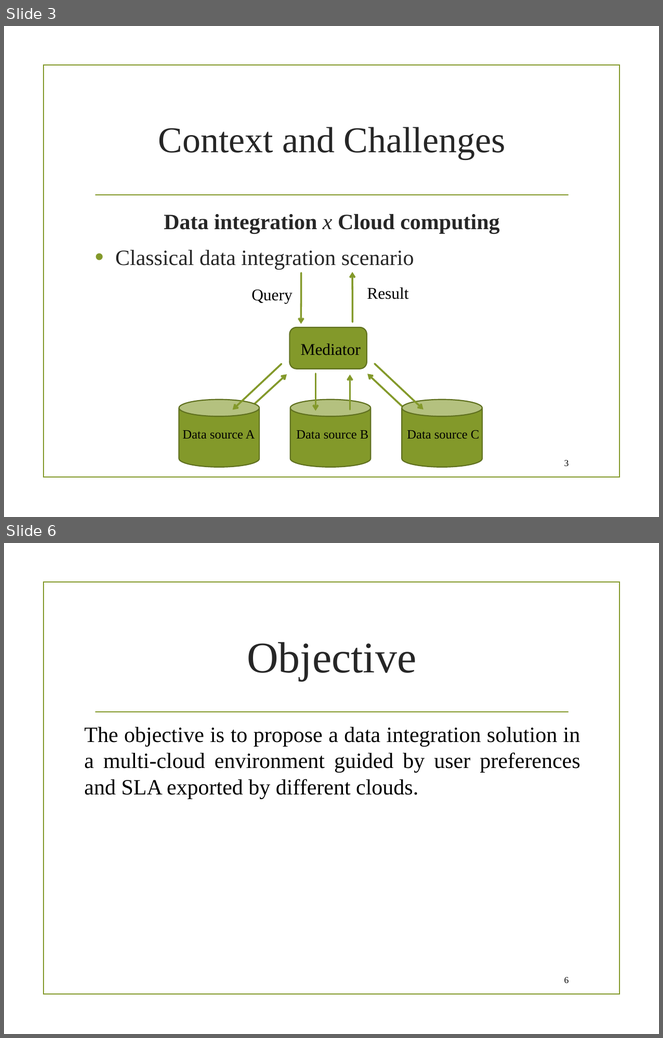
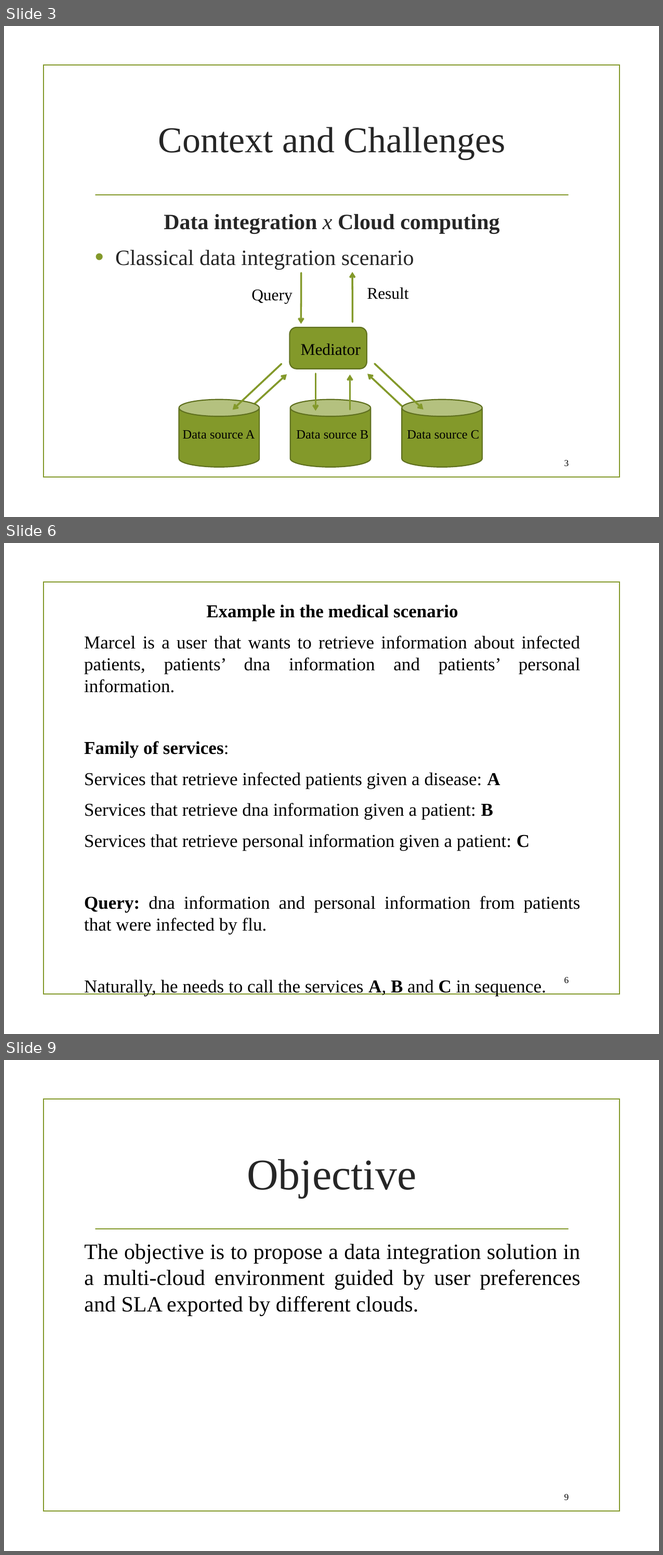
Before and after one commit to danielboni/DanielCarvalho-PhD, a slide deck: Presentations/Magellan/SI presentation 040216.pptx. Shown one above the other, each under a label of ours: slides 3 and 6 before the commit, slides 3, 6 and 9 after it; the slides between them are not shown. The pictures are 663x1038 and 663x1555 pixels, drawn with LibreOffice and Linux fonts; fonts in the diff are those of the drawing; background and template pictures are left out. Boxes give left, top, right and bottom in pixels: in the first picture for what was removed or moved away, otherwise in the second. Text is boxed around its words. In the diff, an @@ line names an element or a change of style, - is before the commit and + after.

Commit message:
scenario and SI presentation

```diff
--- a/Presentations/Magellan/SI presentation 040216.pptx
+++ b/Presentations/Magellan/SI presentation 040216.pptx
@@ slide 6 added at [4,543,659,1034], background picture (left out); not listed: 1 template element that a slide beside it also shows @@
@@ text added at [84,604,581,996], 20 pt, text #000000 @@
+Example in the medical scenario
+Marcel is a user that wants to retrieve information about infected patients, patients’ dna information and patients’ personal information.
+Family of services:
+Services that retrieve infected patients given a disease: A
+Services that retrieve dna information given a patient: B
+Services that retrieve personal information given a patient: C
+Query: dna information and personal information from patients that were infected by flu.
+Naturally, he needs to call the services A, B and C in sequence.
@@ page number added at [565,977,569,983], 10 pt, text #000000 @@
+6
@@ what was slide 6 is now slide 9 @@
@@ page number at [565,1494,569,1500]: text changed @@
-6
+9
```
Also in this commit, not shown: 3 slides changed, 2 other slides added, 2 other files.
